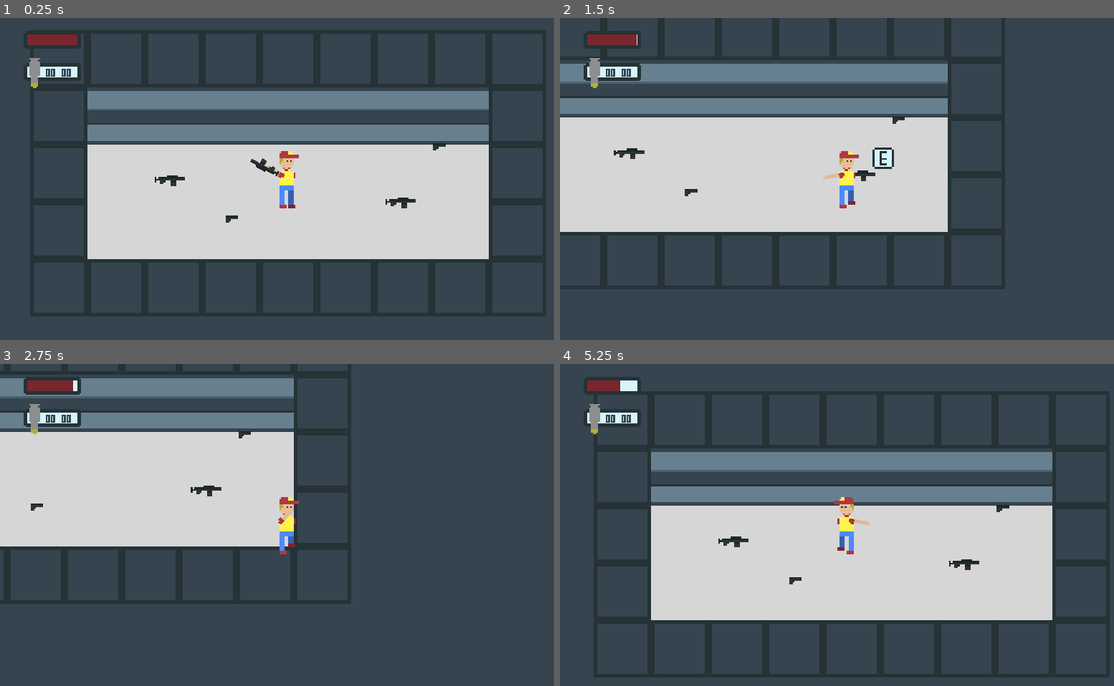
Above: before the commit, frames 1-4 (two rows, left to right).
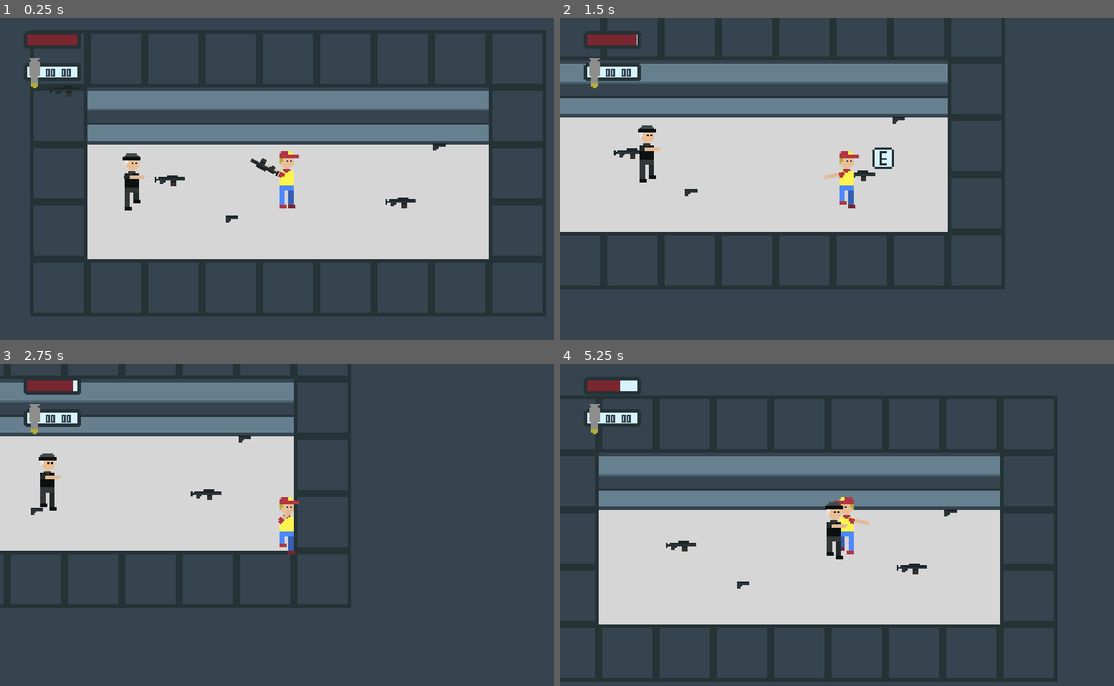
Above: after the commit, the same moments.

Repository: MarinMario/Deliver-Bullets-1.0-Dropped
Game: Godot game, scene res://scenes/test_world.tscn
Same seed, same stepped clock (60 frames per second), same inputs: the game is played once before the commit and once after it.
Inputs (mouse positions are in pixels of both pictures, inside the frame that each line leads up to):
- Up to frame 1 (0.25 s): no input
- Up to frame 2 (1.5 s): move the mouse to (975, 162) at 0.52 s; hold Right (ui_right) 0.53-1.28 s; tap E (action_key) at 0.6 s; tap Space (ui_select) at 0.77 s; move the mouse to (731, 195) at 1.27 s; hold Down (ui_down) from 1.28 s (still down); tap Tab (change_weapon) at 1.35 s
- Up to frame 3 (2.75 s): tap Space (ui_select) at 1.52 s; move the mouse to (343, 454) at 2.02 s; release Down (ui_down) at 2.03 s; press the mouse at (343, 454) at 2.03 s; hold Right (ui_right) from 2.03 s (still down)
- Up to frame 4 (5.25 s): move the mouse to (820, 589) at 2.77 s; release Right (ui_right) at 2.78 s; release the mouse at (820, 589) at 2.78 s; hold Up (ui_up) 2.78-3.53 s; tap E (action_key) at 2.85, 5.1 s; tap Space (ui_select) at 3.02, 3.77, 4.52 s; move the mouse to (1019, 573) at 3.52 s; hold Left (ui_left) 3.53-5.03 s; tap Tab (change_weapon) at 3.6 s; tap R (reload) at 4.15 s; move the mouse to (676, 476) at 4.27 s; click (676, 476) at 4.35 s; move the mouse to (875, 525) at 5.02 s; hold Down (ui_down) from 5.03 s (still down)

The runs differ from the first frame. In frame 1, 0.5% of the frame differs, in the area x 9-54%, y 22-60%; in frame 2, 0.5%; in frame 3, 4.8%; in frame 4, 15%, in the area x 6-89%, y 27-81%.

Commit message:
added first enemy

Diff:
--- a/Game/project.godot
+++ b/Game/project.godot
@@ -22,6 +22,12 @@
 [autoload]
 
 global="*res://scenes/global.tscn"
+
+[debug]
+
+gdscript/warnings/unused_variable=false
+gdscript/warnings/unused_class_variable=false
+gdscript/warnings/unused_argument=false
 
 [display]
 
--- a/Game/scenes/global.gd
+++ b/Game/scenes/global.gd
@@ -1,4 +1,6 @@
 extends Node2D
+
+var player_pos: Vector2
 
 var player_weapons := ["nothing"]
 var player_pistol_ammo := 0
--- a/Game/scenes/player/player.gd
+++ b/Game/scenes/player/player.gd
@@ -5,6 +5,8 @@
 var anim := "idle"
 
 func _physics_process(delta):
+	global.player_pos= self.global_position
+
 	#movement
 	motion = Vector2(0,0)
 
--- a/Game/scenes/player/player.tscn
+++ b/Game/scenes/player/player.tscn
@@ -10,7 +10,7 @@
 [ext_resource path="res://scenes/player/player_stats.tscn" type="PackedScene" id=8]
 
 [sub_resource type="RectangleShape2D" id=1]
-extents = Vector2( 9, 47.4718 )
+extents = Vector2( 12, 57 )
 
 [sub_resource type="SpriteFrames" id=2]
 animations = [ {
@@ -40,12 +40,11 @@
 animation = "walk"
 
 [node name="player_hand" parent="body_container" instance=ExtResource( 7 )]
-position = Vector2( -12, -9 )
+position = Vector2( -12, -10 )
 
 [node name="Camera2D" type="Camera2D" parent="."]
 current = true
 drag_margin_h_enabled = false
 drag_margin_v_enabled = false
-editor_draw_screen = false
 
 [node name="player_stats" parent="." instance=ExtResource( 8 )]
--- a/Game/scenes/player/player_hand.gd
+++ b/Game/scenes/player/player_hand.gd
@@ -33,7 +33,7 @@
 	if Input.is_action_just_pressed("reload") and allow_reload:
 		is_reloading = true
 		print(is_reloading)
-		yield(get_tree().create_timer(1.0), "timeout")
+		yield(get_tree().create_timer(2.0), "timeout")
 		reload()
 		is_reloading = false
 		print(is_reloading)
--- a/Game/scenes/player/player_stats.tscn
+++ b/Game/scenes/player/player_stats.tscn
@@ -114,4 +114,4 @@
 [node name="weapon" type="AnimatedSprite" parent="."]
 position = Vector2( 148, 164 )
 frames = ExtResource( 6 )
-animation = "nothing 1"
+animation = "machine_gun"
--- /dev/null
+++ b/Game/scenes/regular_mob/mob_hand.gd
@@ -0,0 +1,3 @@
+extends Node2D
+
+var weapon_state = "pistol"
--- /dev/null
+++ b/Game/scenes/regular_mob/regular_mob.gd
@@ -0,0 +1,28 @@
+extends KinematicBody2D
+
+var motion: Vector2
+var speed := 100
+var target: Vector2
+var change_pos_timer := 2.0
+
+var anim := "idle"
+
+func _physics_process(delta):
+	change_pos_timer += delta
+	if change_pos_timer > 1:
+		target = global.player_pos
+		change_pos_timer = 0
+
+	motion = (target - position).normalized() * speed
+	move_and_slide(motion)
+
+	#animation
+
+	$body_container/body_sprite.play(anim)
+	if motion.x < 0:
+		$body_container.scale.x = -1
+	else:
+		$body_container.scale.x = 1
+
+	if motion != Vector2(0,0):
+		anim = "walk"
--- /dev/null
+++ b/Game/scenes/regular_mob/regular_mob.tscn
@@ -0,0 +1,51 @@
+[gd_scene load_steps=12 format=2]
+
+[ext_resource path="res://scenes/regular_mob/regular_mob.gd" type="Script" id=1]
+[ext_resource path="res://assets/textures/enemies/regular_mob/idle_regular_mob.png" type="Texture" id=2]
+[ext_resource path="res://assets/textures/enemies/regular_mob/move1_regular_mob.png" type="Texture" id=3]
+[ext_resource path="res://assets/textures/enemies/regular_mob/move2_regular_mob.png" type="Texture" id=4]
+[ext_resource path="res://assets/textures/enemies/regular_mob/move3_regular_mob.png" type="Texture" id=5]
+[ext_resource path="res://assets/textures/enemies/regular_mob/move4_regular_mob.png" type="Texture" id=6]
+[ext_resource path="res://scenes/regular_mob/mob_hand.gd" type="Script" id=7]
+[ext_resource path="res://assets/textures/enemies/regular_mob/hand_regular_mob.png" type="Texture" id=8]
+[ext_resource path="res://scenes/other/gun.tscn" type="PackedScene" id=9]
+
+[sub_resource type="RectangleShape2D" id=2]
+extents = Vector2( 16, 60 )
+
+[sub_resource type="SpriteFrames" id=1]
+animations = [ {
+"frames": [ ExtResource( 2 ) ],
+"loop": false,
+"name": "idle",
+"speed": 0.0
+}, {
+"frames": [ ExtResource( 3 ), ExtResource( 4 ), ExtResource( 3 ), ExtResource( 5 ), ExtResource( 6 ), ExtResource( 5 ) ],
+"loop": true,
+"name": "walk",
+"speed": 20.0
+} ]
+
+[node name="regular_mob" type="KinematicBody2D"]
+script = ExtResource( 1 )
+
+[node name="CollisionShape2D" type="CollisionShape2D" parent="."]
+shape = SubResource( 2 )
+
+[node name="body_container" type="Node2D" parent="."]
+
+[node name="body_sprite" type="AnimatedSprite" parent="body_container"]
+position = Vector2( 4, -1 )
+frames = SubResource( 1 )
+animation = "walk"
+
+[node name="mob_hand" type="Node2D" parent="body_container"]
+script = ExtResource( 7 )
+
+[node name="hand" type="Sprite" parent="body_container/mob_hand"]
+position = Vector2( 3, -12 )
+texture = ExtResource( 8 )
+
+[node name="gun" parent="body_container/mob_hand" instance=ExtResource( 9 )]
+position = Vector2( 33, -13 )
+animation = "nothing"
--- a/Game/scenes/test_world.tscn
+++ b/Game/scenes/test_world.tscn
@@ -1,8 +1,9 @@
-[gd_scene load_steps=7 format=2]
+[gd_scene load_steps=8 format=2]
 
 [ext_resource path="res://scenes/player/player.tscn" type="PackedScene" id=1]
 [ext_resource path="res://assets/textures/tiles/floor_tiles.png" type="Texture" id=2]
 [ext_resource path="res://scenes/other/weapon_item.tscn" type="PackedScene" id=3]
+[ext_resource path="res://scenes/regular_mob/regular_mob.tscn" type="PackedScene" id=4]
 
 [sub_resource type="ConvexPolygonShape2D" id=1]
 points = PoolVector2Array( 0, 0, 128, 0, 128, 128, 0, 128 )
@@ -84,3 +85,6 @@
 [node name="weapon_item4" parent="." instance=ExtResource( 3 )]
 position = Vector2( 916.78, 261.742 )
 weapon_state = "pistol"
+
+[node name="regular_mob" parent="." instance=ExtResource( 4 )]
+position = Vector2( 201.72, 341.622 )
Binary file added: Game/assets/textures/enemies/regular_mob/hand_regular_mob.png
Not shown, added: Game/assets/textures/enemies/regular_mob/hand_regular_mob.png.import
Binary file added: Game/assets/textures/enemies/regular_mob/idle_regular_mob.png
Not shown, added: Game/assets/textures/enemies/regular_mob/idle_regular_mob.png.import
Binary file added: Game/assets/textures/enemies/regular_mob/move1_regular_mob.png
Not shown, added: Game/assets/textures/enemies/regular_mob/move1_regular_mob.png.import
Binary file added: Game/assets/textures/enemies/regular_mob/move2_regular_mob.png
Not shown, added: Game/assets/textures/enemies/regular_mob/move2_regular_mob.png.import
Binary file added: Game/assets/textures/enemies/regular_mob/move3_regular_mob.png
Not shown, added: Game/assets/textures/enemies/regular_mob/move3_regular_mob.png.import
Binary file added: Game/assets/textures/enemies/regular_mob/move4_regular_mob.png
Not shown, added: Game/assets/textures/enemies/regular_mob/move4_regular_mob.png.import
(and 6 more such lines)
